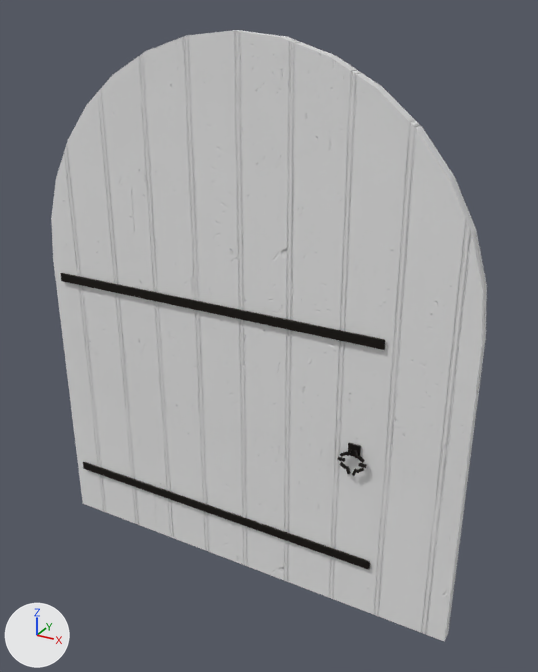
What one commit did to the FBX model GameClient/ArtSource/Silverbrook/GildedTankard/SilverbrookGildedTankard_Door1.fbx.
The view is the same before and after, from a 50 mm camera at (3.24, -3.25, 3.19) aimed at (1.44, 0.03, 1.56). Lighting does not change. The marker at lower left points along +X, +Y and +Z. The older version comes first. Vertices at exactly the same position are counted once.

Objects in the first picture: 'SM_SBGildedTankard_Details_Door1_Part'.
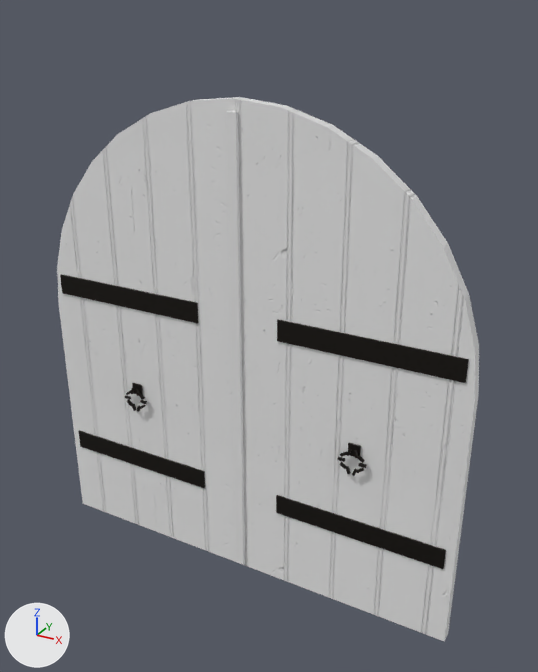
Pixel boxes (x1, y1, x2, y2) of what changed, in the pictures (538 x 672 px; the box of a moved part takes in the faces that stretch with it):
'SM_SBGildedTankard_Details_Door1_Part', reshaped (11% shorter)
    before: (51, 30, 487, 642)
    after: (57, 97, 479, 642)
part 1 of me_sm_sbgildedtankard_details_door1_001, rebuilt (57% narrower, 36% shorter)
    before: (60, 273, 385, 350)
    after: (60, 274, 198, 323)
part 2 of me_sm_sbgildedtankard_details_door1_001, added
    after: (79, 431, 205, 488)
part 3 of me_sm_sbgildedtankard_details_door1_001, added
    after: (276, 495, 446, 569)
part 4 of me_sm_sbgildedtankard_details_door1_001, added
    after: (277, 320, 469, 383)
part 5 of me_sm_sbgildedtankard_details_door1_001, added
    after: (132, 383, 143, 395)
part 6 of me_sm_sbgildedtankard_details_door1_001, added
    after: (226, 111, 245, 565)
part 7 of me_sm_sbgildedtankard_details_door1_001, deleted
    before: (83, 462, 370, 570)
part 8 of me_sm_sbgildedtankard_details_door1_001, moved or reshaped
    before: (51, 30, 487, 576)
    after: (57, 97, 479, 576)

The change, as a list of edits to the scene's bpy script:
```text
Add img_weathered_brown_planks_nor_gl_jpg:
    img_weathered_brown_planks_nor_gl_jpg = load_image('weathered_brown_planks_nor_gl.jpg', '../Textures/weathered_brown_planks_nor_gl.jpg', 2048, 2048, 'Non-Color')
Add mat_sb_oaktimber:
    mat_sb_oaktimber = bpy.data.materials.new('SB_OakTimber')
    mat_sb_oaktimber.use_nodes = True; mat_sb_oaktimber.node_tree.nodes.clear()
    _N = mat_sb_oaktimber.node_tree.nodes; _L = mat_sb_oaktimber.node_tree.links
    n0 = _N.new('ShaderNodeBsdfPrincipled'); n0.name = 'Principled BSDF'
    n1 = _N.new('ShaderNodeOutputMaterial'); n1.name = 'Material Output'
    n2 = _N.new('ShaderNodeTexImage'); n2.name = 'Image Texture'
    n2.image = img_weathered_brown_planks_nor_gl_jpg
    n3 = _N.new('ShaderNodeNormalMap'); n3.name = 'Normal Map'
    _L.new(n2.outputs[0], n3.inputs[1])  # 'Color' to 'Color'
    _L.new(n3.outputs[0], n0.inputs[5])  # 'Normal' to 'Normal'
    _L.new(n0.outputs[0], n1.inputs[0])  # 'BSDF' to 'Surface'
Change me_sm_sbgildedtankard_details_door1_001:
    used by ob_sm_sbgildedtankard_details_door1_part; location = (0.0, 0.0, 0.0)
    remove me_sm_sbgildedtankard_details_door1_001.from_pydata(...)  # 166 vertices, 111 faces; spans x 0.0..2.6, y -0.11..0.0, z 0.0..3.1
    add me_sm_sbgildedtankard_details_door1_001.from_pydata(...)  # 310 vertices, 211 faces; spans x 0.0..2.6, y -0.11..0.0, z 0.0..2.8
    me_sm_sbgildedtankard_details_door1_001 part 1: the loose piece of 16 vertices spanning x 0.07..2.14, y -0.09..-0.08, z 1.68..1.73 is rebuilt with 16 vertices and now spans x 0.05..1.05, y -0.08..-0.07, z 1.59..1.71
    me_sm_sbgildedtankard_details_door1_001 part 2: a new loose piece of 16 vertices spanning x 0.05..1.05, y -0.08..-0.07, z 0.49..0.61, in mat_sb_forgediron (dark grey #302d29)
    me_sm_sbgildedtankard_details_door1_001 part 3: a new loose piece of 16 vertices spanning x 1.55..2.55, y -0.08..-0.07, z 0.49..0.61, in mat_sb_forgediron (dark grey #302d29)
    me_sm_sbgildedtankard_details_door1_001 part 4: a new loose piece of 16 vertices spanning x 1.55..2.55, y -0.08..-0.07, z 1.59..1.71, in mat_sb_forgediron (dark grey #302d29)
    me_sm_sbgildedtankard_details_door1_001 part 5: a new loose piece of 16 vertices spanning x 0.55..0.62, y -0.09..-0.07, z 1.02..1.09, in mat_sb_forgediron (dark grey #302d29)
    me_sm_sbgildedtankard_details_door1_001 part 6: a new loose piece of 16 vertices spanning x 1.27..1.33, y -0.09..-0.07, z 0.02..2.74, in mat_sb_oaktimber
    me_sm_sbgildedtankard_details_door1_001 part 7: the loose piece of 16 vertices spanning x 0.07..2.14, y -0.09..-0.08, z 0.33..0.38 is deleted
    me_sm_sbgildedtankard_details_door1_001 part 8: 34 vertices moved from x 0.0..2.6, y -0.07..0.0, z 1.8..3.1 to x 0.0..2.6, y -0.07..0.0, z 1.5..2.8
    other edits to the shape of me_sm_sbgildedtankard_details_door1_001 do not show in these pictures
    add me_sm_sbgildedtankard_details_door1_001.materials.append(mat_sb_oaktimber)
```
